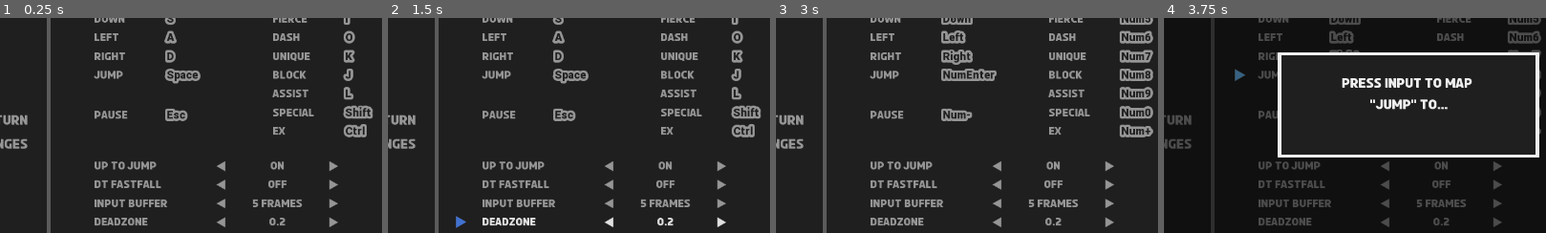
Above: before the commit, frames 1-4 (left to right).
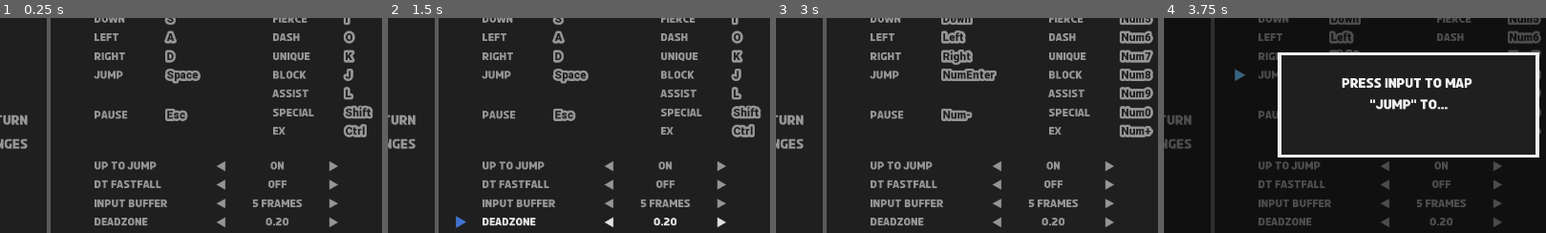
Above: after the commit, the same moments.

Repository: Zortoise/holoVersus
Game: Godot game, scene res://Scenes/Menus/ControlsMenu.tscn
Same seed, same stepped clock (60 frames per second), same inputs: the game is played once before the commit and once after it. This scene is started directly instead of the project's main scene.
Inputs (mouse positions are % of the whole screen's width and height, from its top left):
- Up to frame 1 (0.25 s): no input
- Up to frame 2 (1.5 s): click (54, 77) at 0.5 s, where only the run before the commit has a clickable "0.2"; click (54, 77) at 1.25 s, where only the run after the commit has a clickable "0.20"
- Up to frame 3 (3 s): click "Player 1" at 2 s; click "Player 2" at 2.75 s
- Up to frame 4 (3.75 s): click "NumEnter" at 3.5 s
The pictures show only the part of the screen within x 18-68%, y 30-80%; the shares and areas given below are measured in that part.

The runs differ from the first frame. In frame 1, 0.2% of the frame differs, in the area x 69-76%, y 92-97%; in frame 2, 0.2%; in frame 3, 0.2%; in frame 4, 0.1%.

Commit message:
Update
Nerfed dashes a little. Deadzone selector now shows 2 decimal places.

Diff:
--- a/Characters/Gura/FrameData/Base.tres
+++ b/Characters/Gura/FrameData/Base.tres
@@ -92,7 +92,7 @@
 "vframes": 19
 },
 "AirDash": {
-"duration": 6,
+"duration": 8,
 "hframes": 6,
 "loop": false,
 "spritesheet": "BaseSprite",
@@ -101,7 +101,7 @@
 "frame": 48,
 "hurtbox": [ Vector2( 7, 10 ), Vector2( 23, 10 ), Vector2( 23, -12 ), Vector2( 7, -12 ) ]
 },
-3: {
+4: {
 "frame": 49,
 "hurtbox": [ Vector2( 7, 10 ), Vector2( 23, 10 ), Vector2( 23, -12 ), Vector2( 7, -12 ) ]
 }
@@ -130,7 +130,7 @@
 "vframes": 19
 },
 "AirDashD": {
-"duration": 6,
+"duration": 8,
 "hframes": 6,
 "loop": false,
 "spritesheet": "BaseSprite",
@@ -139,7 +139,7 @@
 "frame": 55,
 "hurtbox": [ Vector2( 5, 18 ), Vector2( 22, 18 ), Vector2( 22, -3 ), Vector2( 5, -3 ) ]
 },
-3: {
+4: {
 "frame": 56,
 "hurtbox": [ Vector2( 5, 18 ), Vector2( 22, 18 ), Vector2( 22, -3 ), Vector2( 5, -3 ) ]
 }
@@ -147,7 +147,7 @@
 "vframes": 19
 },
 "AirDashD2": {
-"duration": 6,
+"duration": 8,
 "hframes": 6,
 "loop": false,
 "spritesheet": "BaseSprite",
@@ -156,7 +156,7 @@
 "frame": 51,
 "hurtbox": [ Vector2( 6, 14 ), Vector2( 23, 14 ), Vector2( 23, -7 ), Vector2( 6, -7 ) ]
 },
-3: {
+4: {
 "frame": 52,
 "hurtbox": [ Vector2( 6, 14 ), Vector2( 23, 14 ), Vector2( 23, -7 ), Vector2( 6, -7 ) ]
 }
@@ -164,7 +164,182 @@
 "vframes": 19
 },
 "AirDashDD": {
+"duration": 8,
+"hframes": 6,
+"loop": false,
+"spritesheet": "BaseSprite",
+"timestamps": {
+0: {
+"frame": 25,
+"hurtbox": [ Vector2( -11, 17 ), Vector2( 17, 17 ), Vector2( 17, -16 ), Vector2( -11, -16 ) ]
+},
+4: {
+"frame": 26,
+"hurtbox": [ Vector2( -11, 17 ), Vector2( 17, 17 ), Vector2( 17, -16 ), Vector2( -11, -16 ) ]
+}
+},
+"vframes": 19
+},
+"AirDashTransit": {
+"duration": 2,
+"hframes": 6,
+"loop": false,
+"spritesheet": "BaseSprite",
+"timestamps": {
+0: {
+"frame": 24,
+"hurtbox": [ Vector2( -10, 16 ), Vector2( 13, 16 ), Vector2( 13, -23 ), Vector2( -10, -23 ) ]
+}
+},
+"vframes": 19
+},
+"AirDashU": {
+"duration": 8,
+"hframes": 6,
+"loop": false,
+"spritesheet": "BaseSprite",
+"timestamps": {
+0: {
+"frame": 57,
+"hurtbox": [ Vector2( 2, 4 ), Vector2( 19, 4 ), Vector2( 19, -17 ), Vector2( 2, -17 ) ]
+},
+4: {
+"frame": 58,
+"hurtbox": [ Vector2( 2, 4 ), Vector2( 19, 4 ), Vector2( 19, -17 ), Vector2( 2, -17 ) ]
+}
+},
+"vframes": 19
+},
+"AirDashU2": {
+"duration": 8,
+"hframes": 6,
+"loop": false,
+"spritesheet": "BaseSprite",
+"timestamps": {
+0: {
+"frame": 53,
+"hurtbox": [ Vector2( 3, 4 ), Vector2( 20, 4 ), Vector2( 20, -17 ), Vector2( 3, -17 ) ]
+},
+4: {
+"frame": 54,
+"hurtbox": [ Vector2( 3, 4 ), Vector2( 20, 4 ), Vector2( 20, -17 ), Vector2( 3, -17 ) ]
+}
+},
+"vframes": 19
+},
+"AirDashUU": {
+"duration": 8,
+"hframes": 6,
+"loop": false,
+"spritesheet": "BaseSprite",
+"timestamps": {
+0: {
+"frame": 18,
+"hurtbox": [ Vector2( -11, -9 ), Vector2( 9, -9 ), Vector2( 9, -26 ), Vector2( -11, -26 ) ]
+},
+4: {
+"frame": 59,
+"hurtbox": [ Vector2( -11, -9 ), Vector2( 9, -9 ), Vector2( 9, -26 ), Vector2( -11, -26 ) ]
+}
+},
+"vframes": 19
+},
+"AirFlinchA": {
+"duration": 24,
+"hframes": 6,
+"loop": true,
+"spritesheet": "BaseSprite",
+"timestamps": {
+0: {
+"frame": 85,
+"hurtbox": [ Vector2( -12, 22 ), Vector2( 13, 22 ), Vector2( 13, -21 ), Vector2( -12, -21 ) ]
+},
+12: {
+"frame": 86,
+"hurtbox": [ Vector2( -12, 22 ), Vector2( 13, 22 ), Vector2( 13, -21 ), Vector2( -12, -21 ) ]
+}
+},
+"vframes": 19
+},
+"AirFlinchAReturn": {
 "duration": 6,
+"hframes": 6,
+"loop": false,
+"spritesheet": "BaseSprite",
+"timestamps": {
+0: {
+"frame": 87,
+"hurtbox": [ Vector2( -12, 22 ), Vector2( 13, 22 ), Vector2( 13, -21 ), Vector2( -12, -21 ) ]
+},
+3: {
+"frame": 88,
+"hurtbox": [ Vector2( -12, 22 ), Vector2( 13, 22 ), Vector2( 13, -21 ), Vector2( -12, -21 ) ]
+}
+},
+"vframes": 19
+},
+"AirFlinchAStop": {
+"duration": 1,
+"hframes": 6,
+"loop": false,
+"spritesheet": "BaseSprite",
+"timestamps": {
+0: {
+"frame": 84,
+"hurtbox": [ Vector2( -12, 22 ), Vector2( 13, 22 ), Vector2( 13, -21 ), Vector2( -12, -21 ) ]
+}
+},
+"vframes": 19
+},
+"AirFlinchB": {
+"duration": 24,
+"hframes": 6,
+"loop": true,
+"spritesheet": "BaseSprite",
+"timestamps": {
+0: {
+"frame": 90,
+"hurtbox": [ Vector2( -12, 22 ), Vector2( 13, 22 ), Vector2( 13, -21 ), Vector2( -12, -21 ) ]
+},
+12: {
+"frame": 91,
+"hurtbox": [ Vector2( -12, 22 ), Vector2( 13, 22 ), Vector2( 13, -21 ), Vector2( -12, -21 ) ]
+}
+},
+"vframes": 19
+},
+"AirFlinchBReturn": {
+"duration": 6,
+"hframes": 6,
+"loop": false,
+"spritesheet": "BaseSprite",
+"timestamps": {
+0: {
+"frame": 92,
+"hurtbox": [ Vector2( -12, 22 ), Vector2( 13, 22 ), Vector2( 13, -21 ), Vector2( -12, -21 ) ]
+},
+3: {
+"frame": 93,
+"hurtbox": [ Vector2( -12, 22 ), Vector2( 13, 22 ), Vector2( 13, -21 ), Vector2( -12, -21 ) ]
+}
+},
+"vframes": 19
+},
+"AirFlinchBStop": {
+"duration": 1,
+"hframes": 6,
+"loop": false,
+"spritesheet": "BaseSprite",
+"timestamps": {
+0: {
+"frame": 89,
+"hurtbox": [ Vector2( -12, 22 ), Vector2( 13, 22 ), Vector2( 13, -21 ), Vector2( -12, -21 ) ]
+}
+},
+"vframes": 19
+},
+"AirHardDrop": {
+"duration": 9,
 "hframes": 6,
 "loop": false,
 "spritesheet": "BaseSprite",
@@ -176,181 +351,6 @@
 3: {
 "frame": 26,
 "hurtbox": [ Vector2( -11, 17 ), Vector2( 17, 17 ), Vector2( 17, -16 ), Vector2( -11, -16 ) ]
-}
-},
-"vframes": 19
-},
-"AirDashTransit": {
-"duration": 2,
-"hframes": 6,
-"loop": false,
-"spritesheet": "BaseSprite",
-"timestamps": {
-0: {
-"frame": 24,
-"hurtbox": [ Vector2( -10, 16 ), Vector2( 13, 16 ), Vector2( 13, -23 ), Vector2( -10, -23 ) ]
-}
-},
-"vframes": 19
-},
-"AirDashU": {
-"duration": 6,
-"hframes": 6,
-"loop": false,
-"spritesheet": "BaseSprite",
-"timestamps": {
-0: {
-"frame": 57,
-"hurtbox": [ Vector2( 2, 4 ), Vector2( 19, 4 ), Vector2( 19, -17 ), Vector2( 2, -17 ) ]
-},
-3: {
-"frame": 58,
-"hurtbox": [ Vector2( 2, 4 ), Vector2( 19, 4 ), Vector2( 19, -17 ), Vector2( 2, -17 ) ]
-}
-},
-"vframes": 19
-},
-"AirDashU2": {
-"duration": 6,
-"hframes": 6,
-"loop": false,
-"spritesheet": "BaseSprite",
-"timestamps": {
-0: {
-"frame": 53,
-"hurtbox": [ Vector2( 3, 4 ), Vector2( 20, 4 ), Vector2( 20, -17 ), Vector2( 3, -17 ) ]
-},
-3: {
-"frame": 54,
-"hurtbox": [ Vector2( 3, 4 ), Vector2( 20, 4 ), Vector2( 20, -17 ), Vector2( 3, -17 ) ]
-}
-},
-"vframes": 19
-},
-"AirDashUU": {
-"duration": 6,
-"hframes": 6,
-"loop": false,
-"spritesheet": "BaseSprite",
-"timestamps": {
-0: {
-"frame": 18,
-"hurtbox": [ Vector2( -11, -9 ), Vector2( 9, -9 ), Vector2( 9, -26 ), Vector2( -11, -26 ) ]
-},
-3: {
-"frame": 59,
-"hurtbox": [ Vector2( -11, -9 ), Vector2( 9, -9 ), Vector2( 9, -26 ), Vector2( -11, -26 ) ]
-}
-},
-"vframes": 19
-},
-"AirFlinchA": {
-"duration": 24,
-"hframes": 6,
-"loop": true,
-"spritesheet": "BaseSprite",
-"timestamps": {
-0: {
-"frame": 85,
-"hurtbox": [ Vector2( -12, 22 ), Vector2( 13, 22 ), Vector2( 13, -21 ), Vector2( -12, -21 ) ]
-},
-12: {
-"frame": 86,
-"hurtbox": [ Vector2( -12, 22 ), Vector2( 13, 22 ), Vector2( 13, -21 ), Vector2( -12, -21 ) ]
-}
-},
-"vframes": 19
-},
-"AirFlinchAReturn": {
-"duration": 6,
-"hframes": 6,
-"loop": false,
-"spritesheet": "BaseSprite",
-"timestamps": {
-0: {
-"frame": 87,
-"hurtbox": [ Vector2( -12, 22 ), Vector2( 13, 22 ), Vector2( 13, -21 ), Vector2( -12, -21 ) ]
-},
-3: {
-"frame": 88,
-"hurtbox": [ Vector2( -12, 22 ), Vector2( 13, 22 ), Vector2( 13, -21 ), Vector2( -12, -21 ) ]
-}
-},
-"vframes": 19
-},
-"AirFlinchAStop": {
-"duration": 1,
-"hframes": 6,
-"loop": false,
-"spritesheet": "BaseSprite",
-"timestamps": {
-0: {
-"frame": 84,
-"hurtbox": [ Vector2( -12, 22 ), Vector2( 13, 22 ), Vector2( 13, -21 ), Vector2( -12, -21 ) ]
-}
-},
-"vframes": 19
-},
-"AirFlinchB": {
-"duration": 24,
-"hframes": 6,
-"loop": true,
-"spritesheet": "BaseSprite",
-"timestamps": {
-0: {
-"frame": 90,
-"hurtbox": [ Vector2( -12, 22 ), Vector2( 13, 22 ), Vector2( 13, -21 ), Vector2( -12, -21 ) ]
-},
-12: {
-"frame": 91,
-"hurtbox": [ Vector2( -12, 22 ), Vector2( 13, 22 ), Vector2( 13, -21 ), Vector2( -12, -21 ) ]
-}
-},
-"vframes": 19
-},
-"AirFlinchBReturn": {
-"duration": 6,
-"hframes": 6,
-"loop": false,
-"spritesheet": "BaseSprite",
-"timestamps": {
-0: {
-"frame": 92,
-"hurtbox": [ Vector2( -12, 22 ), Vector2( 13, 22 ), Vector2( 13, -21 ), Vector2( -12, -21 ) ]
-},
-3: {
-"frame": 93,
-"hurtbox": [ Vector2( -12, 22 ), Vector2( 13, 22 ), Vector2( 13, -21 ), Vector2( -12, -21 ) ]
-}
-},
-"vframes": 19
-},
-"AirFlinchBStop": {
-"duration": 1,
-"hframes": 6,
-"loop": false,
-"spritesheet": "BaseSprite",
-"timestamps": {
-0: {
-"frame": 89,
-"hurtbox": [ Vector2( -12, 22 ), Vector2( 13, 22 ), Vector2( 13, -21 ), Vector2( -12, -21 ) ]
-}
-},
-"vframes": 19
-},
-"AirHardDrop": {
-"duration": 9,
-"hframes": 6,
-"loop": false,
-"spritesheet": "BaseSprite",
-"timestamps": {
-0: {
-"frame": 25,
-"hurtbox": [ Vector2( -11, 17 ), Vector2( 17, 17 ), Vector2( 17, -16 ), Vector2( -11, -16 ) ]
-},
-3: {
-"frame": 26,
-"hurtbox": [ Vector2( -11, 17 ), Vector2( 17, 17 ), Vector2( 17, -16 ), Vector2( -11, -16 ) ]
 },
 6: {
 "frame": 27,
@@ -796,7 +796,7 @@
 "vframes": 19
 },
 "Dash": {
-"duration": 6,
+"duration": 8,
 "hframes": 6,
 "loop": false,
 "spritesheet": "BaseSprite",
@@ -805,7 +805,7 @@
 "frame": 48,
 "hurtbox": [ Vector2( 7, 10 ), Vector2( 23, 10 ), Vector2( 23, -12 ), Vector2( 7, -12 ) ]
 },
-3: {
+4: {
 "frame": 49,
 "hurtbox": [ Vector2( 7, 10 ), Vector2( 23, 10 ), Vector2( 23, -12 ), Vector2( 7, -12 ) ]
 }
--- a/Characters/Gura/GuraBase.gd
+++ b/Characters/Gura/GuraBase.gd
@@ -19,8 +19,8 @@
 const FALL_GRAV_MOD = 1.0 # reduced gravity when going down
 const MAX_AIR_JUMP = 1
 const MAX_AIR_DASH = 2
-const GROUND_DASH_SPEED = 500.0 # duration in animation data
-const AIR_DASH_SPEED = 400.0 # duration in animation data
+const GROUND_DASH_SPEED = 400.0 # duration in animation data
+const AIR_DASH_SPEED = 350.0 # duration in animation data
 
 const DAMAGE_VALUE_LIMIT = 950.0
 const GUARD_GAUGE_FLOOR = -8000.0
--- a/Scenes/Menus/ControlsMenu.gd
+++ b/Scenes/Menus/ControlsMenu.gd
@@ -4,8 +4,8 @@
 const TAP_JUMP_OPTIONS = ["off", "on"]
 const INPUT_BUFFER_OPTIONS = ["none", "1 frame", "2 frames", "3 frames", "4 frames", "5 frames", "6 frames"
 		, "7 frames", "8 frames", "9 frames", "10 frames"]
-const DEADZONE_OPTIONS = ["0.05", "0.1", "0.15", "0.2", "0.25", "0.3", "0.35", "0.4", "0.45", "0.5", "0.55",
-		"0.6", "0.65", "0.7", "0.75", "0.8", "0.85", "0.9", "0.95", "1.0"]
+const DEADZONE_OPTIONS = ["0.05", "0.10", "0.15", "0.20", "0.25", "0.30", "0.35", "0.40", "0.45", "0.50", "0.55",
+		"0.60", "0.65", "0.70", "0.75", "0.80", "0.85", "0.90", "0.95", "1.00"]
 const DT_FASTFALL_OPTIONS = ["off", "on"]
 
 # for preset loader
@@ -538,8 +538,8 @@
 
 func triggered4(triggered_node): # for deleting extra buttons
 	play_audio("ui_accept2", {"vol":-7})
-	print(input_map["P" + str(current_player + 1) + "_extra_buttons"])
-	print(triggered_node.extra_button_stored)
+#	print(input_map["P" + str(current_player + 1) + "_extra_buttons"])
+#	print(triggered_node.extra_button_stored)
 	input_map["P" + str(current_player + 1) + "_extra_buttons"].erase(triggered_node.extra_button_stored)
 	load_extra_buttons()
 	$ControlsListExtra/RemoveButton.initial_focus()
Binary file added: Characters/Gura/AsepriteFiles/Base.aseprite
